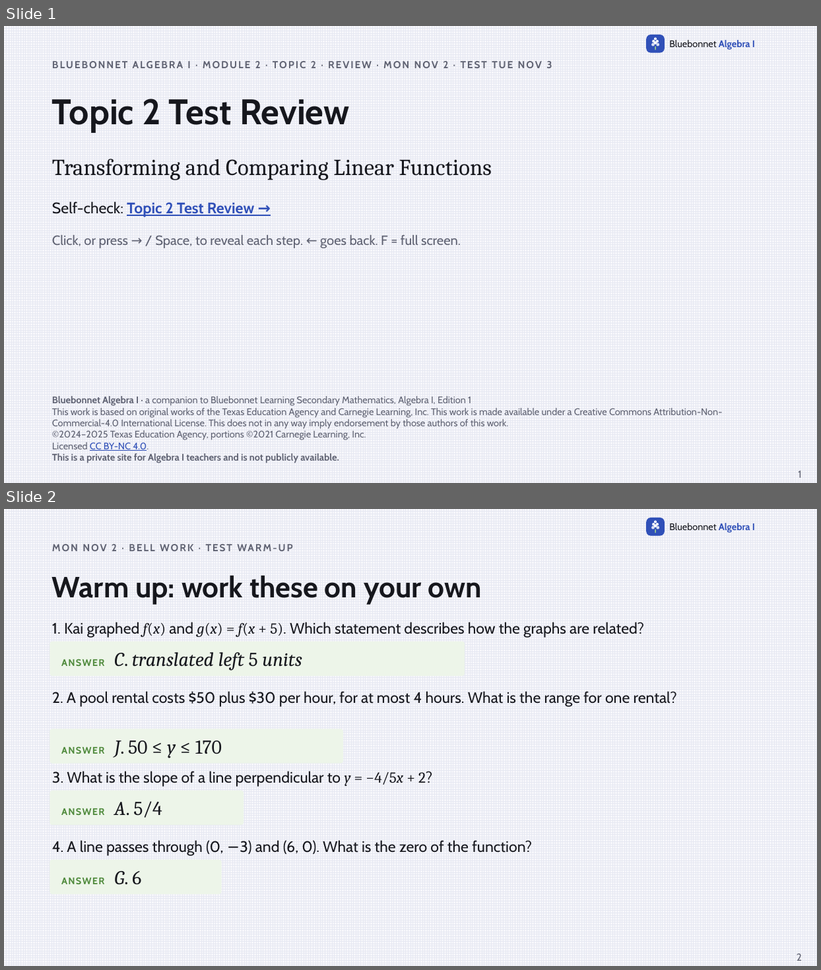
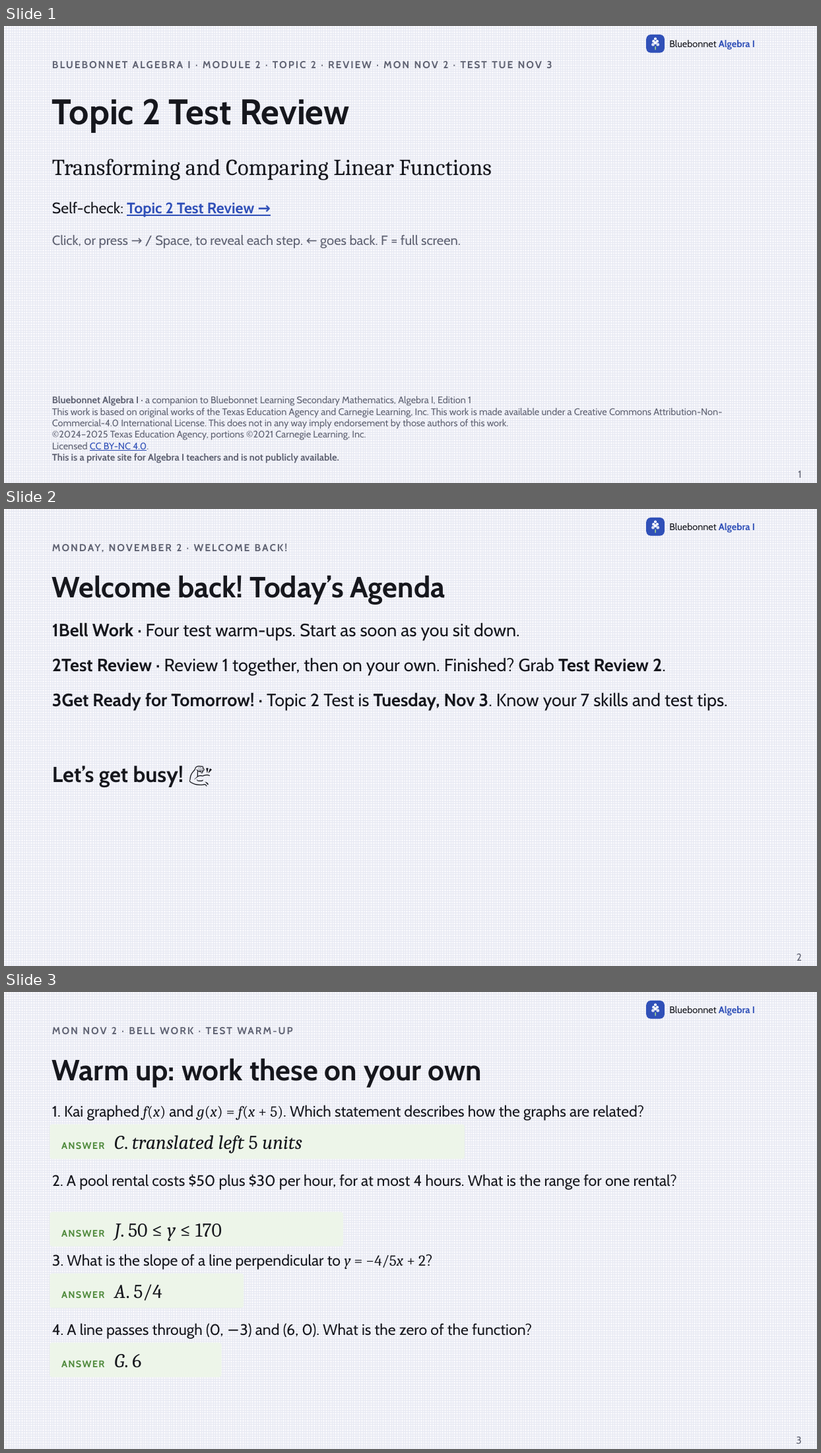
Before and after one commit to Apolloat2022/Algebra1M2U1L4, a slide deck: Module 2 topic 2/t2-test-review-slides.pptx. Shown one above the other, each under a label of ours: slides 1 and 2 before the commit, slides 1, 2 and 3 after it. The pictures are 821x970 and 821x1453 pixels, drawn with LibreOffice and Linux fonts; fonts in the diff are those of the drawing. Boxes give left, top, right and bottom in pixels: in the first picture for what was removed or moved away, otherwise in the second. Text is boxed around its words. In the diff, an @@ line names an element or a change of style, - is before the commit and + after.

```diff
--- a/Module 2 topic 2/t2-test-review-slides.pptx
+++ b/Module 2 topic 2/t2-test-review-slides.pptx
@@ slide 2 added at box(4, 509, 817, 966), background pattern #E6E8F2 on #F7F7FB; not listed: 9 template elements that a slide beside it also shows @@
@@ text added at box(176, 544, 182, 551), 12 pt, text #5F6272, bold @@
+MONDAY, NOVEMBER 2 · WELCOME BACK!
@@ text added at box(52, 575, 446, 605), 34.5 pt, text #16171D, bold @@
+Welcome back! Today’s Agenda
@@ text added at box(52, 623, 520, 640), 21 pt, text #16171D @@
+1Bell Work · Four test warm-ups. Start as soon as you sit down.
@@ text added at box(52, 657, 666, 676), 21 pt, text #16171D @@
+2Test Review · Review 1 together, then on your own. Finished? Grab Test Review 2.
@@ text added at box(52, 692, 727, 711), 21 pt, text #16171D @@
+3Get Ready for Tomorrow! · Topic 2 Test is Tuesday, Nov 3. Know your 7 skills and test tips.
@@ text added at box(52, 766, 184, 788), 25.5 pt, text #16171D, bold @@
+Let’s get busy! 💪
@@ page number added at box(797, 954, 802, 961), 12 pt, text #5F6272 @@
+2
@@ what was slide 2 is now slide 3 @@
@@ page number at box(796, 1437, 801, 1444): text changed @@
-2
+3
```
Also in this commit, not shown: 1 slide changed, 30 other files.
